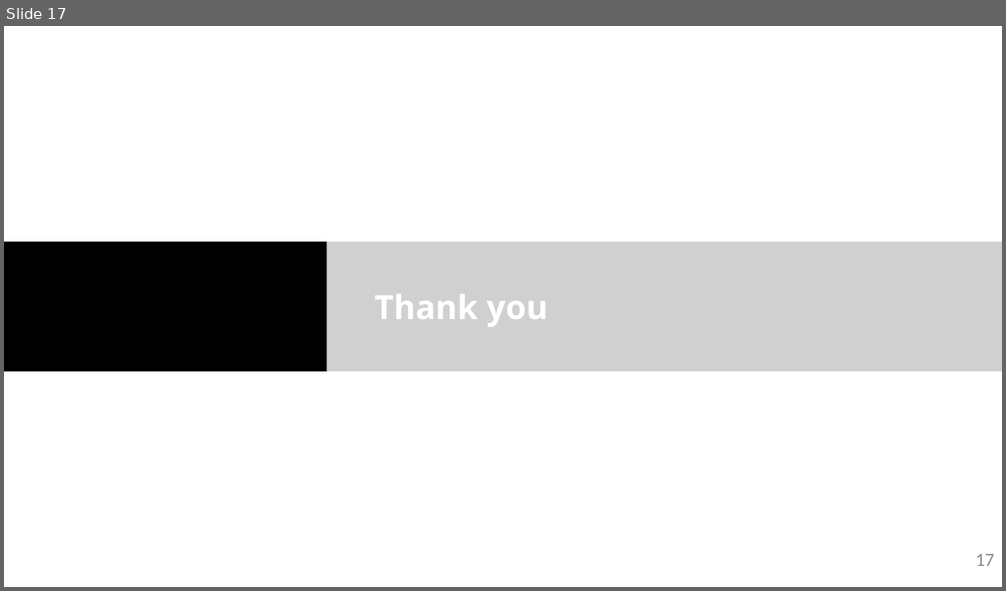
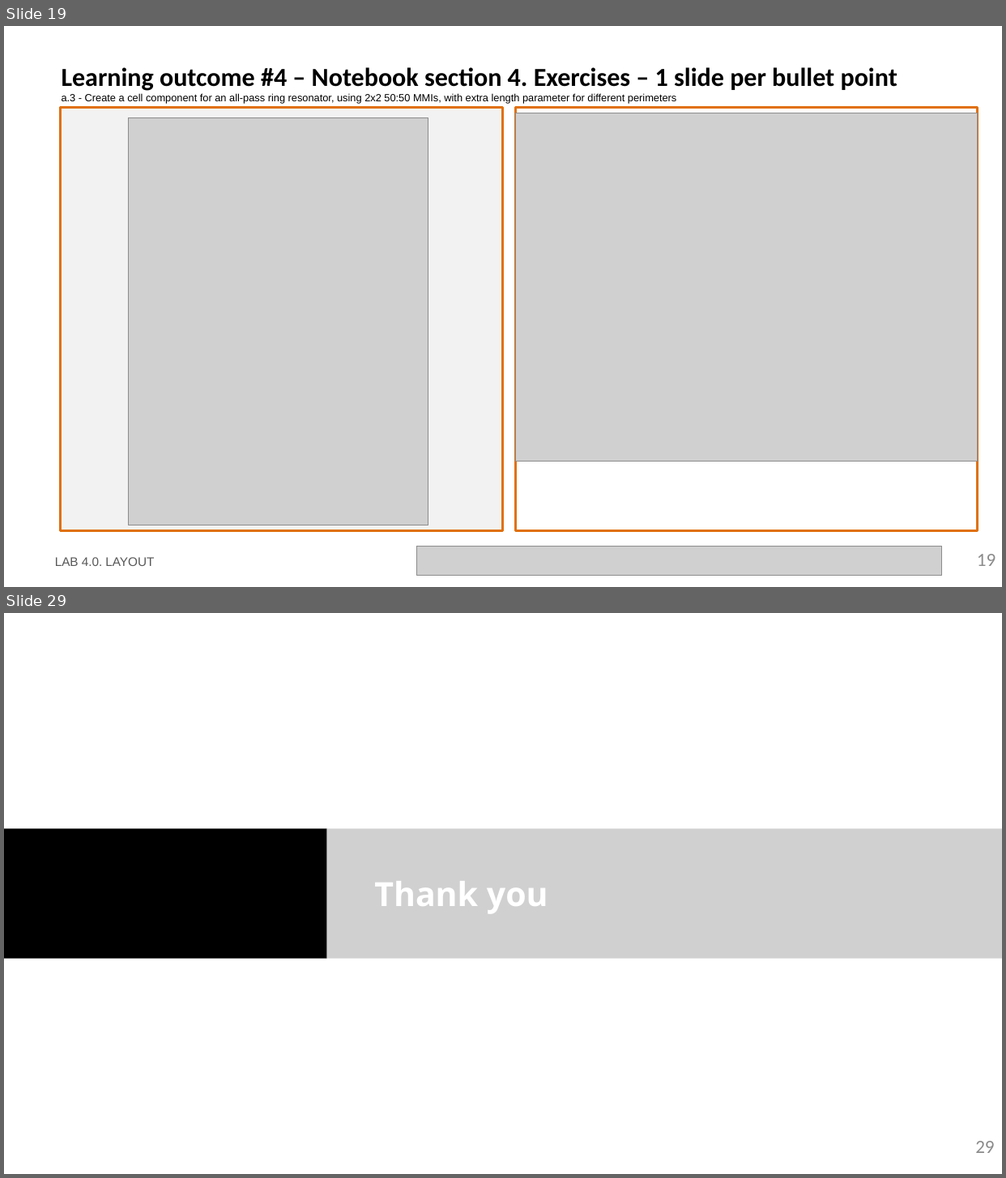
Before and after one commit to Japeacru/cifoin-lab4, a slide deck: LabBook_40.pptx. Shown one above the other, each under a label of ours: slide 17 before the commit, slides 19 and 29 after it; the slides between them are not shown. The pictures are 1006x591 and 1006x1178 pixels, drawn with LibreOffice and Linux fonts; fonts in the diff are those of the drawing; grey boxes stand for pictures; background and template pictures are left out. Boxes give left, top, right and bottom in pixels: in the first picture for what was removed or moved away, otherwise in the second. Text is boxed around its words. In the diff, an @@ line names an element or a change of style, - is before the commit and + after.

```diff
--- a/LabBook_40.pptx
+++ b/LabBook_40.pptx
@@ slide 19 added at [4,26,1002,587], background #FFFFFF @@
@@ title added at [62,67,897,104], 10 pt, text #000000 @@
+Learning outcome #4 – Notebook section 4. Exercises – 1 slide per bullet point
+a.3 - Create a cell component for an all-pass ring resonator, using 2x2 50:50 MMIs, with extra length parameter for different perimeters
@@ rectangle added at [60,107,503,531], fill #F2F2F2, outline #E0700D 2.25 pt @@
@@ picture added at [129,118,428,525] @@
@@ rectangle added at [515,107,978,531], outline #E0700D 2.25 pt @@
@@ picture added at [515,113,978,463] @@
@@ text added at [55,557,154,566], 12 pt, text #585858 @@
+LAB 4.0. LAYOUT
@@ picture added at [417,546,942,576] @@
@@ page number added at [977,554,995,566], 18 pt, text #8C8C8C @@
+19
@@ what was slide 17 is now slide 29 @@
@@ page number at [975,1141,994,1153]: text changed @@
-17
+29
```
Also in this commit, not shown: 1 slide changed, 11 other slides added, 1 other file.
